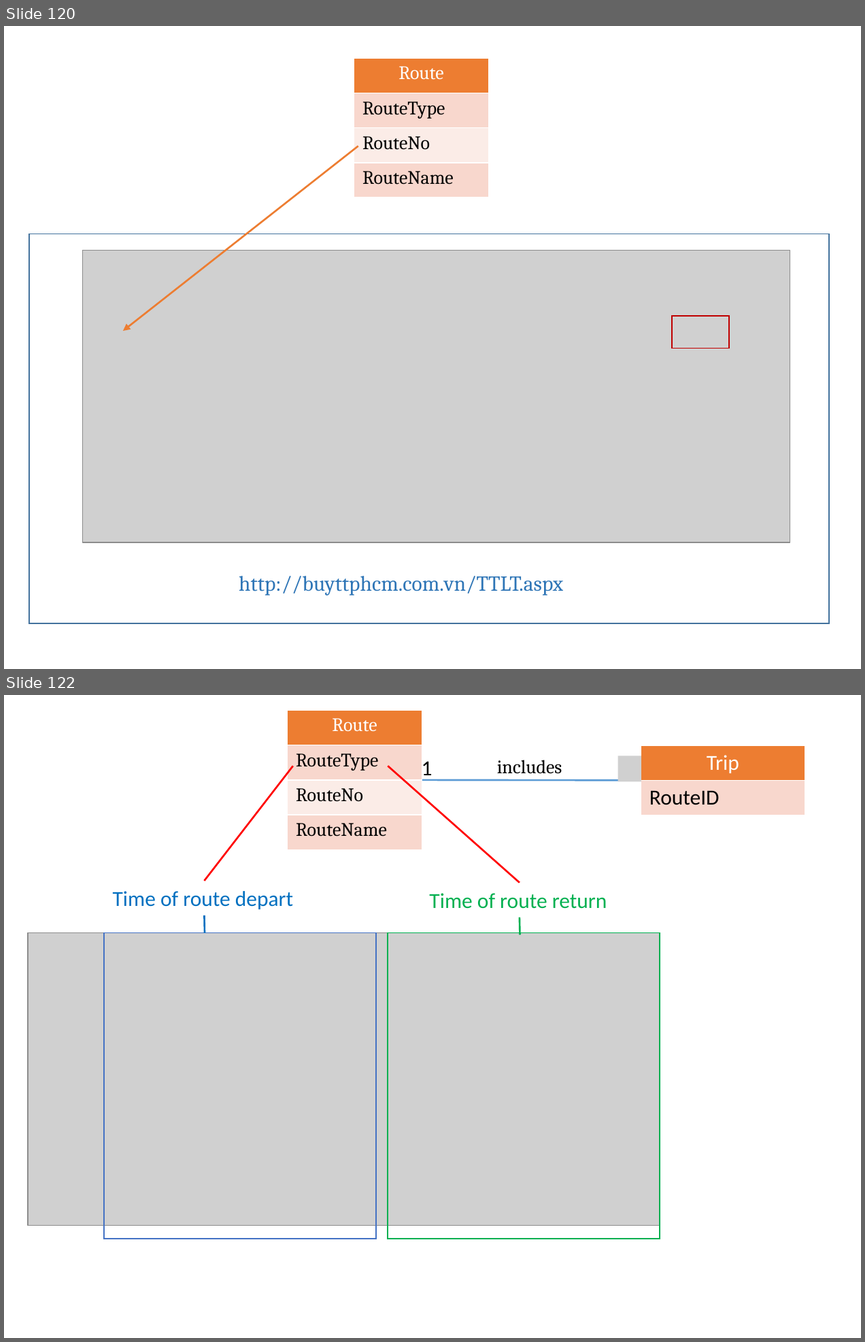
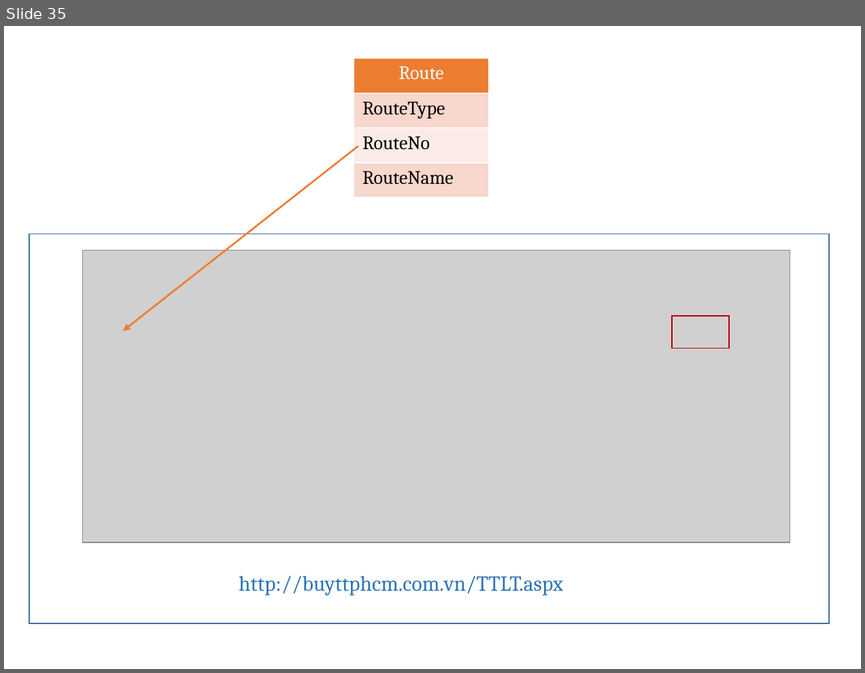
Before and after one commit to hqt/street-router, a slide deck: Document/presentation/full presentation.pptx. Shown one above the other, each under a label of ours: slides 120 and 122 before the commit, slide 35 after it; the slides between them are not shown. The pictures are 865x1342 and 865x673 pixels, drawn with LibreOffice and Linux fonts; fonts in the diff are those of the drawing; grey boxes stand for pictures. Boxes give left, top, right and bottom in pixels: in the first picture for what was removed or moved away, otherwise in the second. Text is boxed around its words. In the diff, an @@ line names an element or a change of style, - is before the commit and + after.

```diff
--- a/Document/presentation/full presentation.pptx
+++ b/Document/presentation/full presentation.pptx
@@ slide 122 removed at bbox=[4, 695, 861, 1338], background #FFFFFF @@
@@ table removed at bbox=[288, 711, 423, 850], 4 rows, 1 columns @@
-Route
-RouteType
-RouteNo
-RouteName
@@ picture removed at bbox=[618, 756, 641, 781] @@
@@ table removed at bbox=[640, 745, 804, 815], 2 rows, 1 columns @@
-Trip
-RouteID
@@ line removed from (293, 766) to (205, 881) @@
@@ line removed from (388, 766) to (520, 883) @@
@@ text removed at bbox=[422, 761, 432, 781] @@
-1
@@ text removed at bbox=[497, 760, 562, 774] @@
-includes
@@ line removed from (422, 780) to (640, 780) @@
@@ text removed at bbox=[113, 891, 293, 909] @@
-Time of route depart
@@ text removed at bbox=[429, 893, 607, 909] @@
-Time of route return
@@ line removed from (205, 915) to (205, 932) @@
@@ line removed from (520, 917) to (520, 935) @@
@@ picture removed at bbox=[28, 932, 660, 1225] @@
@@ rectangle removed at bbox=[104, 932, 376, 1238] @@
@@ rectangle removed at bbox=[388, 932, 660, 1238] @@
@@ what was slide 120 is now slide 35 @@
```
Also in this commit, not shown: 1 slide changed, 66 slides added, 43 other slides removed, 21 other files.
